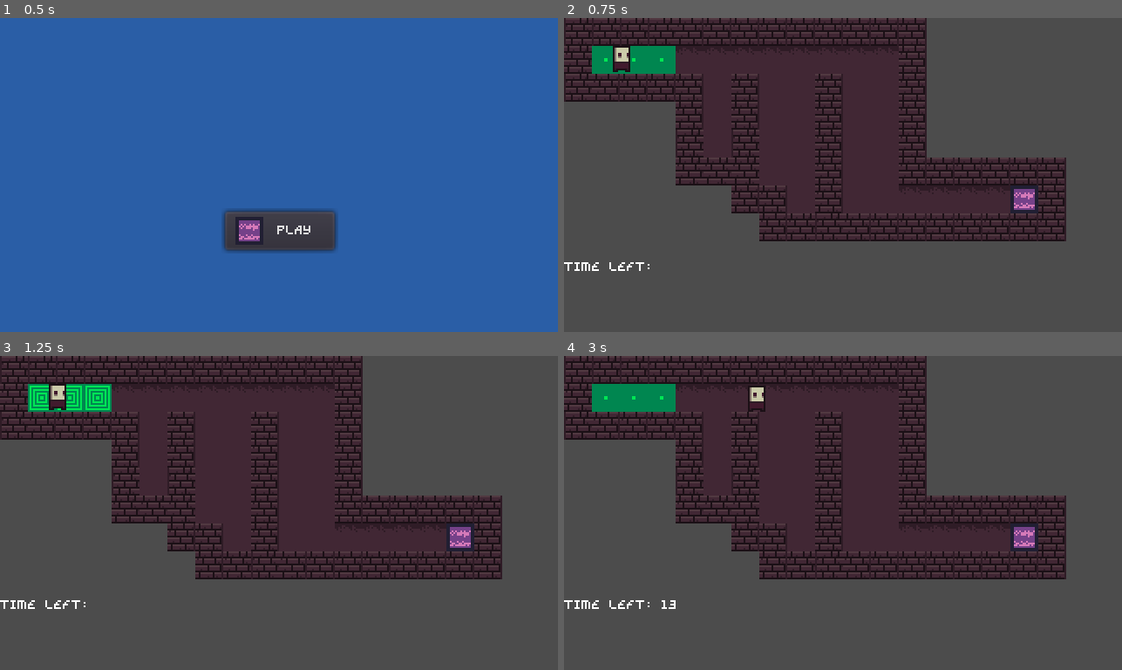
Above: before the commit, frames 1-4 (two rows, left to right).
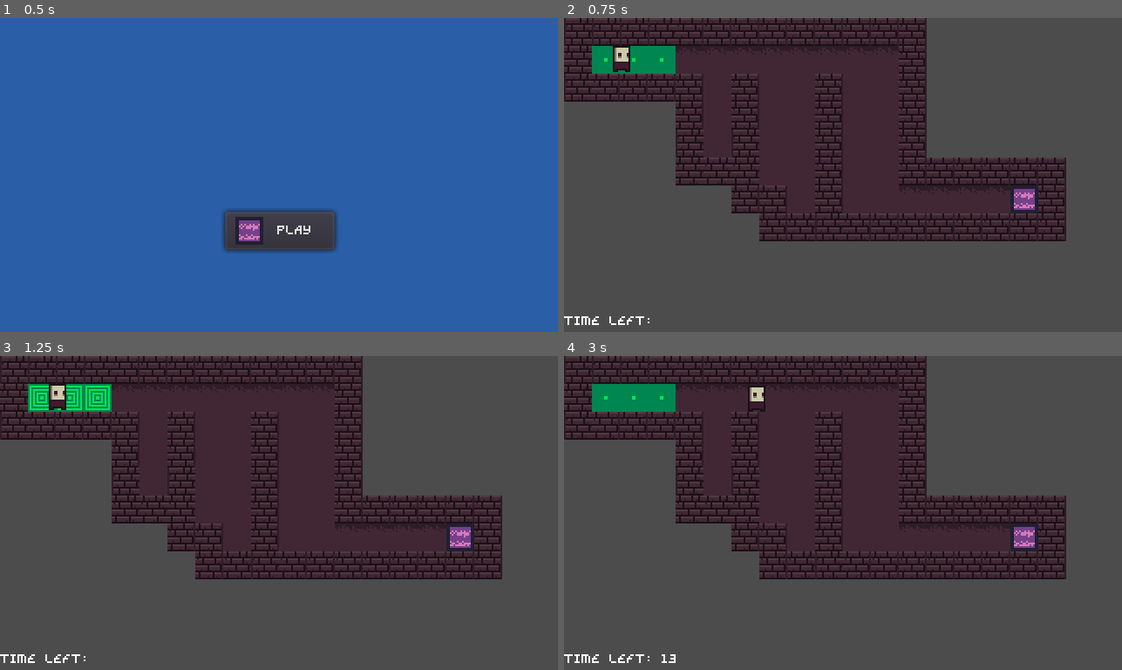
Above: after the commit, the same moments.

Repository: sherlockholmestech/Game-Jam-2022
Game: Godot game, scene res://MainScreen.tscn
The game is run twice, just before and just after one commit, with the same random seed, the same clock (stepped at 60 frames per second) and the same inputs.
Inputs:
- Up to frame 1 (0.5 s): no input
- Up to frame 2 (0.75 s): click "PLAY" at 0.5 s
- Up to frame 3 (1.25 s): no input
- Up to frame 4 (3 s): hold Right (ui_right) 1.28-2.03 s; hold Down (ui_down) 2.03-2.78 s; hold Right (ui_right) from 2.78 s (still down)

Frame 1 is identical in both runs. In frame 2, 0.3% of the frame differs, in the area x 0-16%, y 77-98%; in frame 3, 0.3%; in frame 4, 0.4%, in the area x 0-20%, y 77-98%.

Commit message:
Fixed minor bug of text being cut in fullscreen mode

Diff:
--- a/Areas/SafePlace.gd
+++ b/Areas/SafePlace.gd
@@ -13,7 +13,7 @@
 		time_text = str(time_left)
 	$RichTextLabel.clear()
 	time_left = timer.time_left
-	$RichTextLabel.add_text("Time Left: " + time_text)
+	$RichTextLabel.add_text("\nTime Left: " + time_text)
 
 func _on_Timer_timeout() -> void:
 	print("ur ded")
--- a/Areas/SafePlace.tscn
+++ b/Areas/SafePlace.tscn
@@ -39,7 +39,7 @@
 [node name="RichTextLabel" type="RichTextLabel" parent="."]
 anchor_top = 1.0
 anchor_bottom = 1.0
-margin_top = 140.0
+margin_top = 165.0
 margin_right = 121.0
 margin_bottom = 180.0
 theme = ExtResource( 3 )
